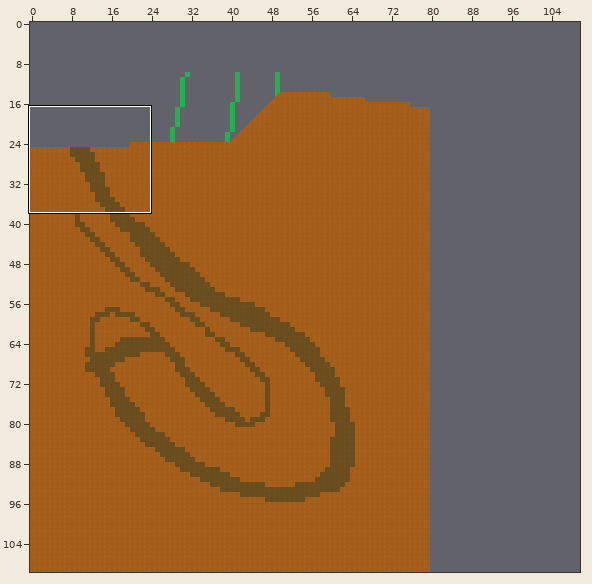
Tiled map (JSON): static/maps/world.json. Above: a wide view before the commit, with the close-up outlined.
Close-up. Earlier state:
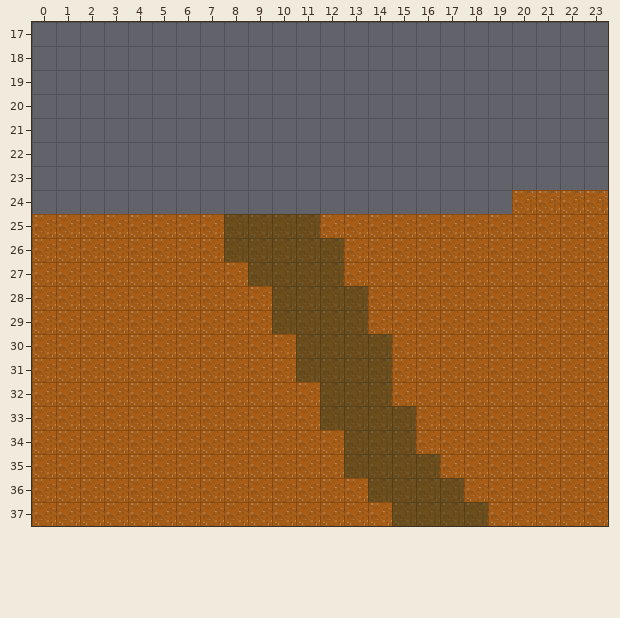
Cells are 16x16 px. Shown: x 0..23, y 17..37. The commit also changed other parts of the map, which this record leaves out. Tiles whose own drawing changed are shown in their newer look in all pictures. The old version is drawn lined up with the new one.
After the commit:
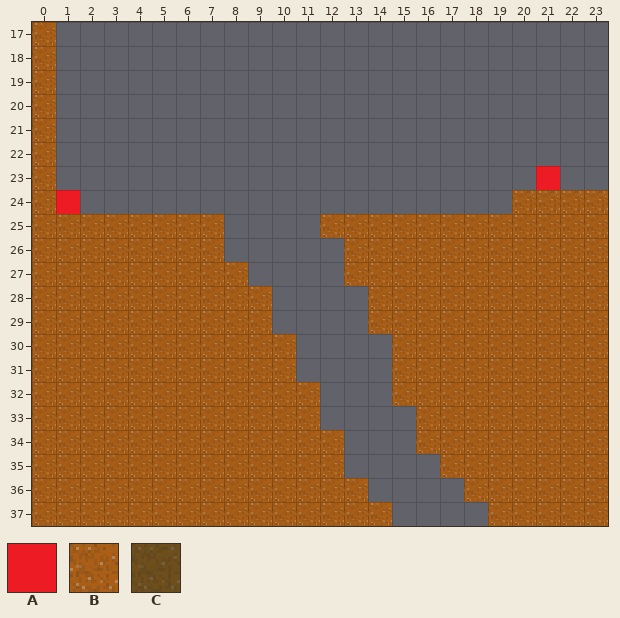
Key: from "tiles": A 0, B 3, C 9.
_ is an empty cell, . an unchanged one.
Objects are placed by their top-left corner, in cells (3,4 is the top-left corner of cell 3,4); size is 1x1 cell unless given.
The commit says: add items and checkpoints
Diff:
map size 80x160 -> 160x80 cells
--- layer "background" (now hidden)
@@ x 8..18 @@
-25 CCCC.......
-26 CCCCC......
-27 .CCCC......
-28 ..CCCC.....
-29 ..CCCC.....
-30 ...CCCC....
-31 ...CCCC....
-32 ....CCC....
-33 ....CCCC...
-34 .....CCC...
-35 .....CCCC..
-36 ......CCCC.
-37 .......CCCC
+25 ____.......
+26 _____......
+27 .____......
+28 ..____.....
+29 ..____.....
+30 ...____....
+31 ...____....
+32 ....___....
+33 ....____...
+34 .....___...
+35 .....____..
+36 ......____.
+37 .......____
--- layer "checkpoints"
+A "checkpoint" at 21,23
+A "spawn" at 1,24
--- layer "physical"
@@ x 0..0 @@
-17 _
-18 _
-19 _
-20 _
-21 _
-22 _
-23 _
-24 _
+17 B
+18 B
+19 B
+20 B
+21 B
+22 B
+23 B
+24 B
Changed places in both close-ups, as pixel boxes (x1, y1, x2, y2):
added: (32, 22, 80, 214)
added: (536, 166, 560, 190)
removed: (224, 214, 488, 526)
